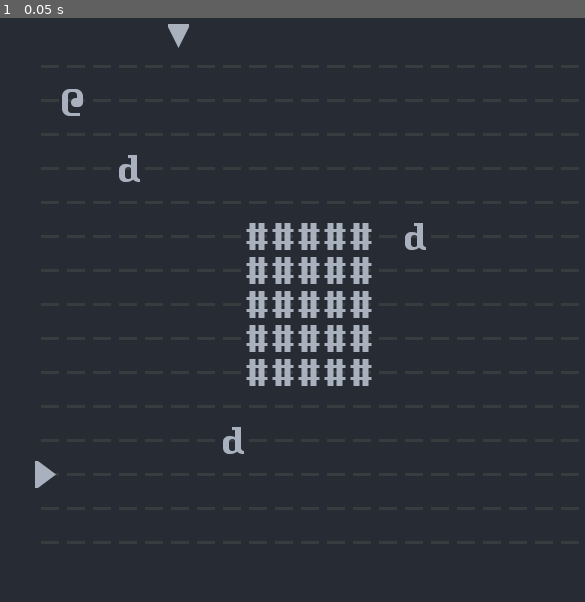
Above: before the commit, frame 1.
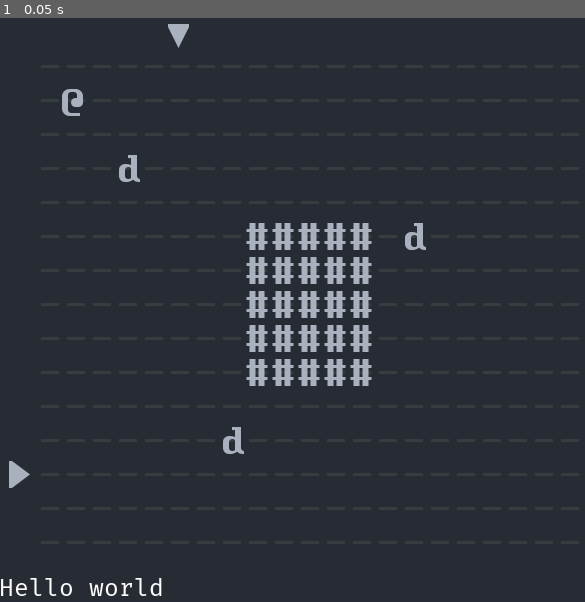
Above: after the commit, the same moment.

Repository: Anshrk/AsciiRouge
Game: Godot game, scene res://scene/main/MainScene.tscn
Same seed, same stepped clock (60 frames per second), same inputs: the game is played once before the commit and once after it.
Inputs:
- Up to frame 1 (0.05 s): no input

The runs differ from the first frame. In frame 1, 0.5% of the frame differs, in the area x 0-28%, y 75-99%.

Commit message:
:construction_worker: Added github workflows
This is so epic, i can automate exporting the game

Diff:
--- /dev/null
+++ b/library/InputName.gd
@@ -0,0 +1 @@
+const MOVE_LEFT: String = "move_left"
--- a/scene/main/InitWorld.gd
+++ b/scene/main/InitWorld.gd
@@ -50,7 +50,7 @@
 
 
 func _init_indicator() -> void:
-	_create_sprite(ArrowX, _new_GroupName.ARROW, 1, 12,
+	_create_sprite(ArrowX, _new_GroupName.ARROW, 0, 12,
 			-_new_DungeonSize.ARROW_MARGIN)
 	_create_sprite(ArrowY, _new_GroupName.ARROW, 5, 0,
 			0, -_new_DungeonSize.ARROW_MARGIN)
--- a/scene/main/MainScene.tscn
+++ b/scene/main/MainScene.tscn
@@ -1,8 +1,41 @@
-[gd_scene load_steps=2 format=2]
+[gd_scene load_steps=4 format=2]
 
 [ext_resource path="res://scene/main/InitWorld.gd" type="Script" id=1]
+[ext_resource path="res://resources/FiraCode-Regular.ttf" type="DynamicFontData" id=2]
+
+[sub_resource type="DynamicFont" id=2]
+size = 24
+font_data = ExtResource( 2 )
 
 [node name="MainScene" type="Node2D"]
 
 [node name="InitWorld" type="Node2D" parent="."]
 script = ExtResource( 1 )
+
+[node name="MainGUI" type="Control" parent="."]
+margin_left = -1.0
+margin_top = 559.0
+margin_right = 39.0
+margin_bottom = 599.0
+__meta__ = {
+"_edit_use_anchors_": false
+}
+
+[node name="Bottom" type="Label" parent="MainGUI"]
+margin_right = 110.0
+margin_bottom = 20.0
+custom_fonts/font = SubResource( 2 )
+text = "Hello world"
+__meta__ = {
+"_edit_use_anchors_": false
+}
+
+[node name="Sidebar" type="Label" parent="MainGUI"]
+margin_right = 40.0
+margin_bottom = 14.0
+custom_fonts/font = SubResource( 2 )
+__meta__ = {
+"_edit_use_anchors_": false
+}
+
+[node name="PCMove" type="Node2D" parent="."]
Not shown, added: .github/workflows/main.yml
